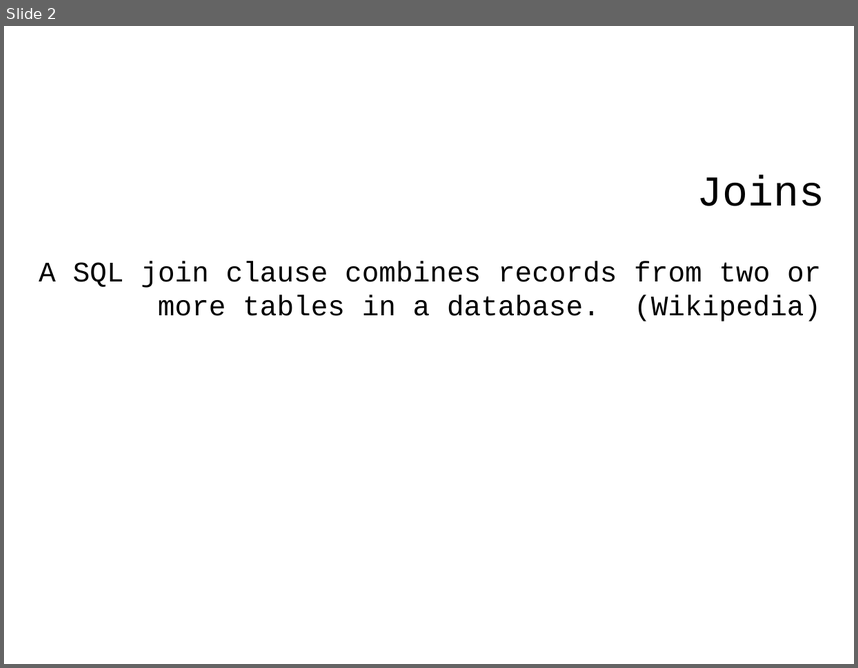
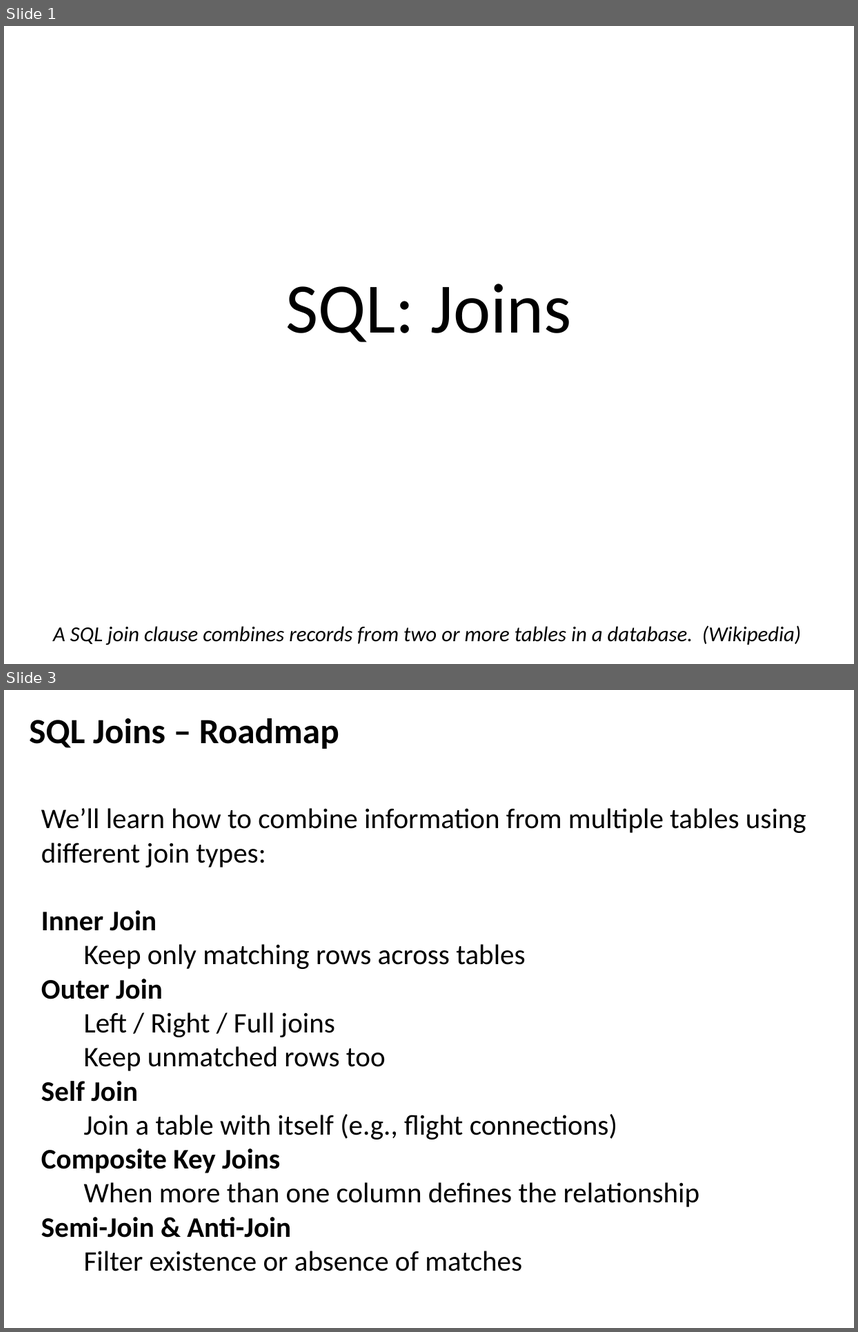
Before and after one commit to ipeirotis/introduction-to-databases, a slide deck: session4/C-SQL_Joins.pptx. Shown one above the other, each under a label of ours: slide 2 before the commit, slides 1 and 3 after it; the slides between them are not shown. The pictures are 858x668 and 858x1332 pixels, drawn with LibreOffice and Linux fonts; fonts in the diff are those of the drawing. Boxes give left, top, right and bottom in pixels: in the first picture for what was removed or moved away, otherwise in the second. Text is boxed around its words. In the diff, an @@ line names an element or a change of style, - is before the commit and + after.

```diff
--- a/session4/C-SQL_Joins.pptx
+++ b/session4/C-SQL_Joins.pptx
@@ slide 3 added at (x1=4, y1=690, x2=854, y2=1328), background #FFFFFF @@
@@ text added at (x1=29, y1=718, x2=339, y2=749), 30 pt, text #000000, bold @@
+SQL Joins – Roadmap
@@ text added at (x1=41, y1=808, x2=806, y2=1271), 24 pt, text #000000 @@
+We’ll learn how to combine information from multiple tables using different join types:
+Inner Join
+  Keep only matching rows across tables
+Outer Join
+  Left / Right / Full joins
+  Keep unmatched rows too
+Self Join
+  Join a table with itself (e.g., flight connections)
+Composite Key Joins
+  When more than one column defines the relationship
+Semi-Join & Anti-Join
+  Filter existence or absence of matches
@@ what was slide 2 is now slide 1 @@
@@ slide 1 changed as well @@
@@ title "SQL: Joins" at (x1=286, y1=283, x2=572, y2=342): vertical alignment top to bottom @@
@@ title at (x1=286, y1=283, x2=572, y2=342): text changed; size 36 to 60 pt; font Courier New to Calibri @@
-Joins
+SQL: Joins
@@ text "A SQL join clause combines ..." moved from (x1=38, y1=261, x2=821, y2=321) to (x1=53, y1=625, x2=801, y2=644) @@
@@ text "A SQL join clause combines ..." at (x1=53, y1=625, x2=801, y2=644): size 24 to 18 pt, font Courier New to Calibri, italic on; alignment right to left @@
```
Also in this commit, not shown: 14 other slides changed, 1 other slide added, 2 slides removed.
